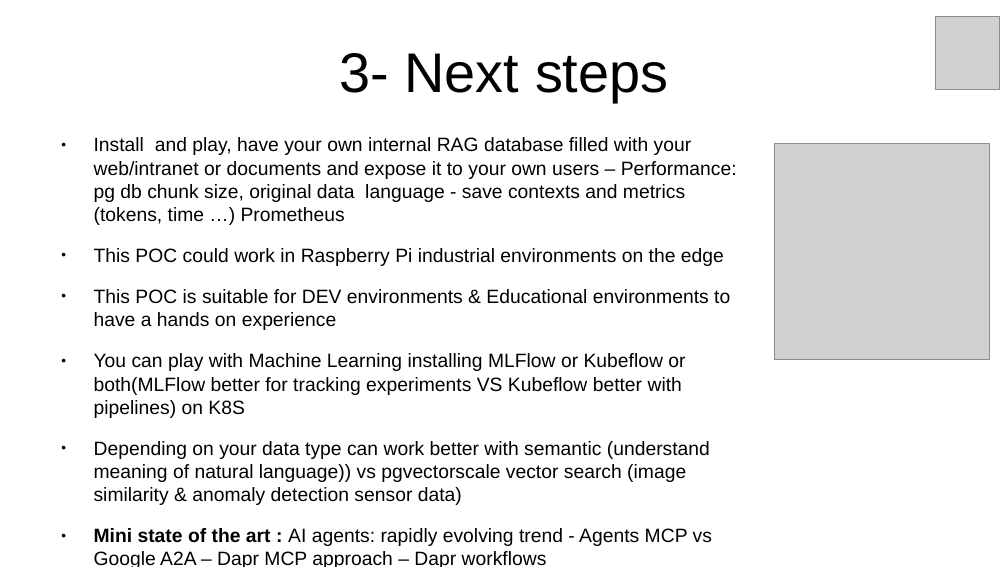
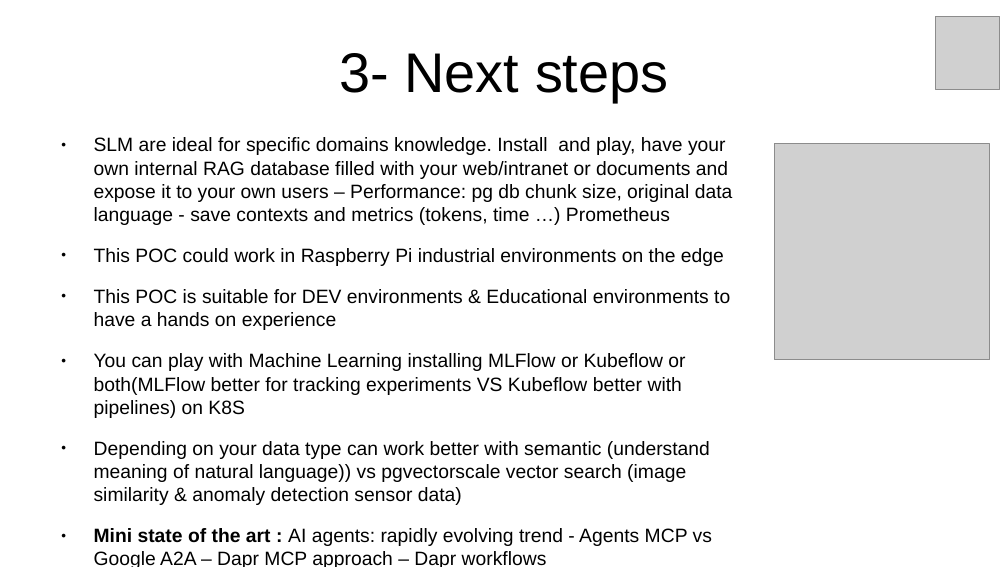
Before and after one commit to inigokintana/homelab-2-prod-ai-golden-path, a slide deck: slide 7 of docs/Presentation-homelab-2-prod-ai-golden-path.odp. Drawn at 1008x567 pixels with LibreOffice and Linux fonts; fonts in the diff are those of the drawing; grey boxes stand for pictures. Boxes give left, top, right and bottom in pixels: in the first picture for what was removed or moved away, otherwise in the second. Text is boxed around its words. In the diff, an @@ line names an element or a change of style, - is before the commit and + after.

```diff
--- a/docs/Presentation-homelab-2-prod-ai-golden-path.odp
+++ b/docs/Presentation-homelab-2-prod-ai-golden-path.odp
@@ text at box(94, 137, 733, 225): text changed @@
-● Install and play, have your own internal RAG database filled with your web/intranet or documents and expose it to your own users – Performance: pg db chunk size, original data language - save contexts and metrics (tokens, time …) Prometheus
+● SLM are ideal for specific domains knowledge. Install and play, have your own internal RAG database filled with your web/intranet or documents and expose it to your own users – Performance: pg db chunk size, original data language - save contexts and metrics (tokens, time …) Prometheus
```
Also in this commit, not shown: 7 other files.
